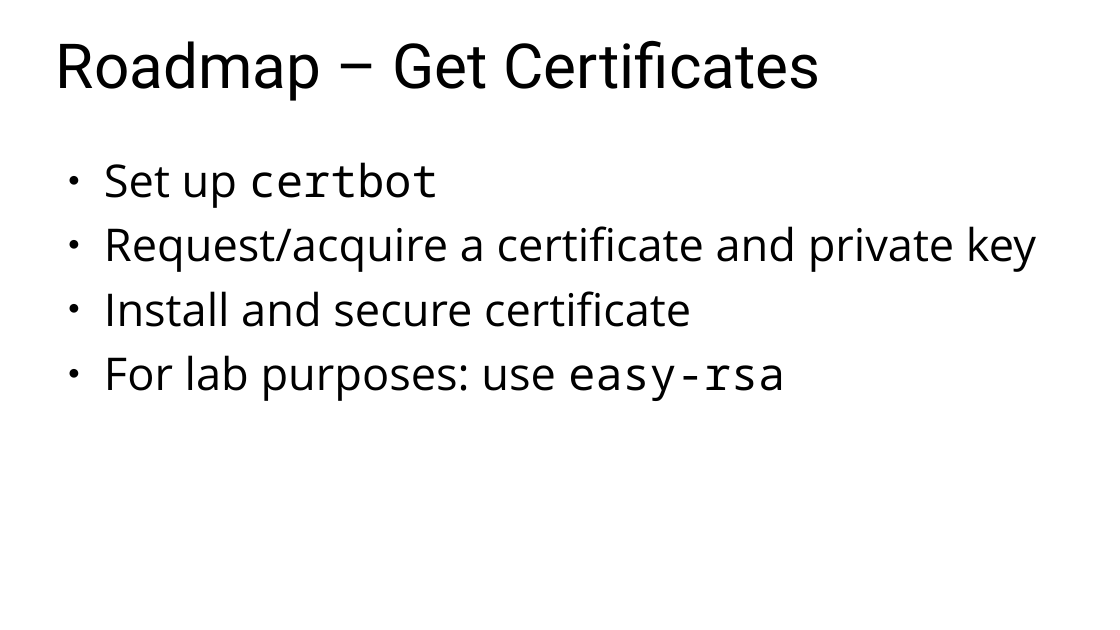
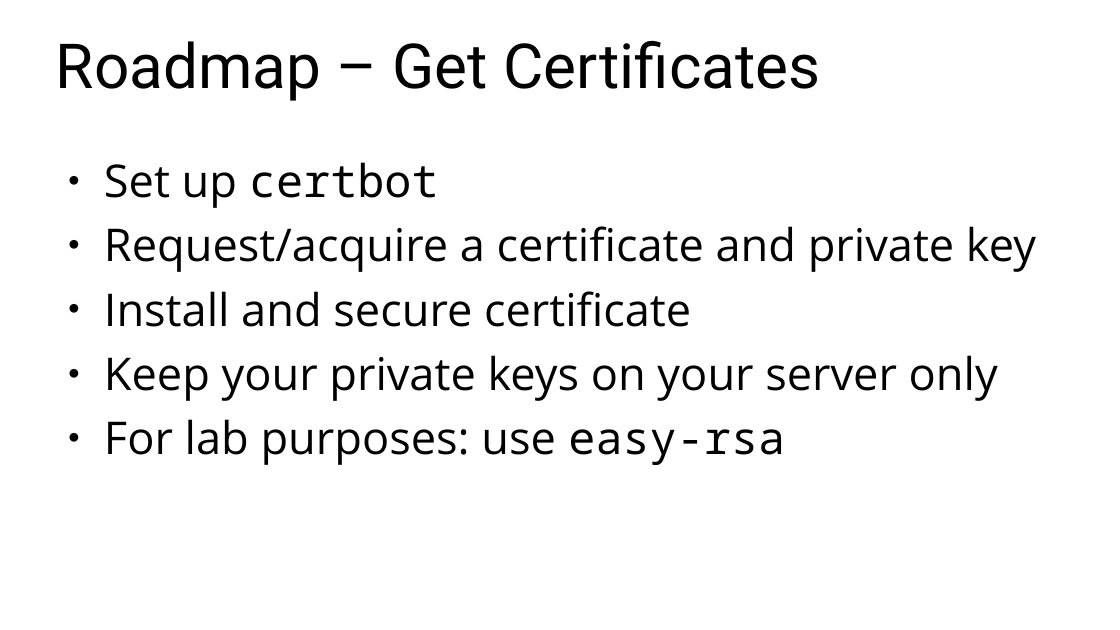
Before and after one commit to christian-moerz/eurobsdcon24, a slide deck: slide 32 of slides/mail server.odp. Drawn at 1120x630 pixels with LibreOffice and Linux fonts; fonts in the diff are those of the drawing. Boxes give left, top, right and bottom in pixels: in the first picture for what was removed or moved away, otherwise in the second. Text is boxed around its words. In the diff, an @@ line names an element or a change of style, - is before the commit and + after.

```diff
--- a/slides/mail server.odp
+++ b/slides/mail server.odp
@@ text at (104, 355, 998, 401): paragraph added @@
+● Keep your private keys on your server only
```
Also in this commit, not shown: 1 other file.
